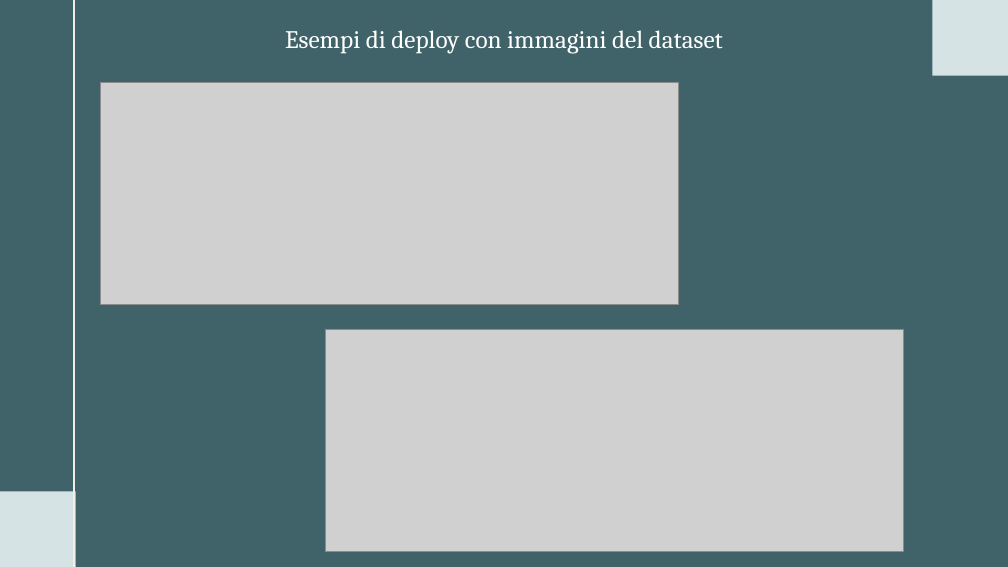
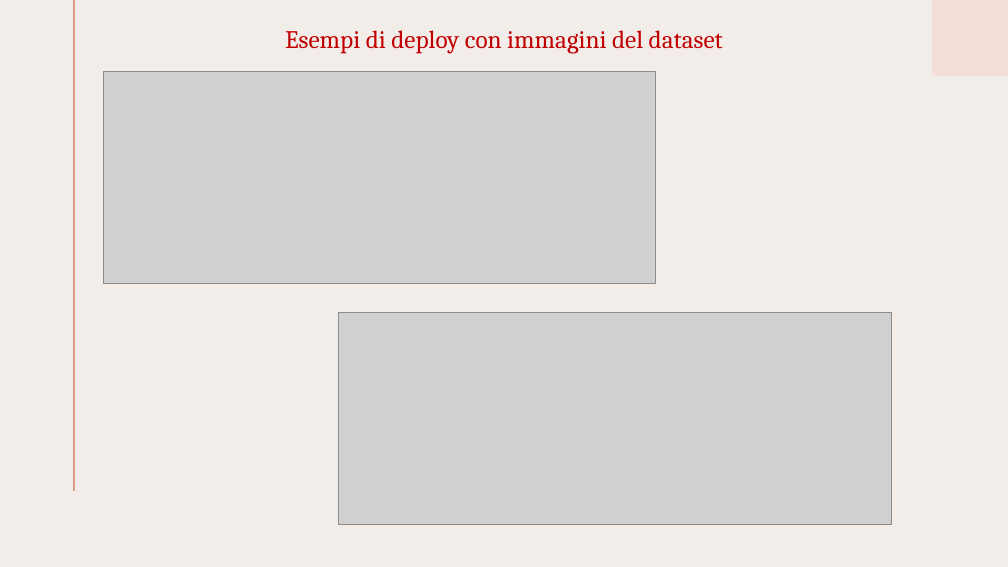
Before and after one commit to Giacko32/DeepFake-Image-Recognition, a slide deck: slide 13 of Assignment_2.pptx. Drawn at 1008x567 pixels with LibreOffice and Linux fonts; fonts in the diff are those of the drawing; grey boxes stand for pictures. Boxes give left, top, right and bottom in pixels: in the first picture for what was removed or moved away, otherwise in the second. Text is boxed around its words. In the diff, an @@ line names an element or a change of style, - is before the commit and + after.

```diff
--- a/Assignment_2.pptx
+++ b/Assignment_2.pptx
@@ background #40636A to #F3EDEA @@
@@ line moved from (74, 0) - (74, 567) to (74, 0) - (74, 492) @@
@@ line (74, 0) - (74, 492): stroke #F3EDEA 1.5 pt to #DF998B 1.5 pt @@
@@ text "Esempi di deploy con immagini ..." at [285,30,723,54]: text colour #FFFFFF to #C00000 @@
@@ rectangle at [932,0,1008,76]: fill #D5E3E5 to #F4DDD8 @@
@@ picture: place and size @@
-picture at [101,82,679,305]
+picture at [104,71,656,284]
@@ picture: place and size @@
-picture at [325,330,904,552]
+picture at [338,312,891,525]
@@ rectangle removed at [0,492,76,567] @@
```
Also in this commit, not shown: 5 other slides changed, 2 other files.
